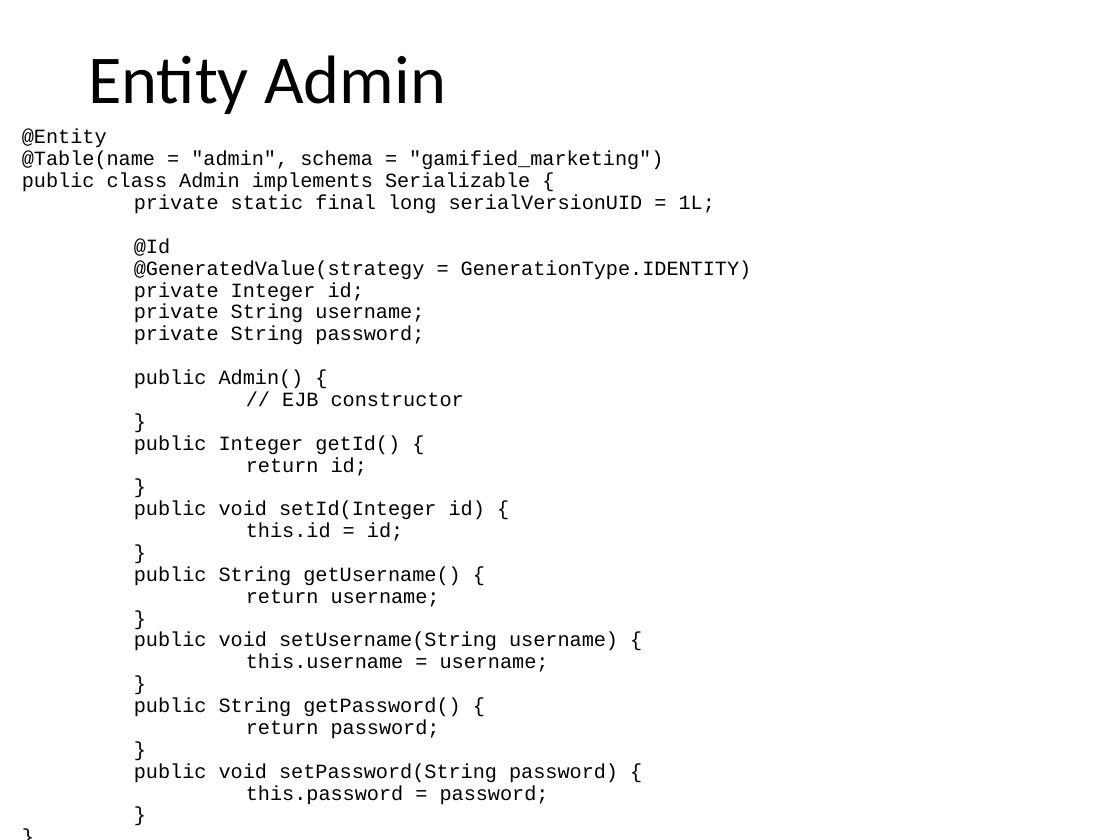
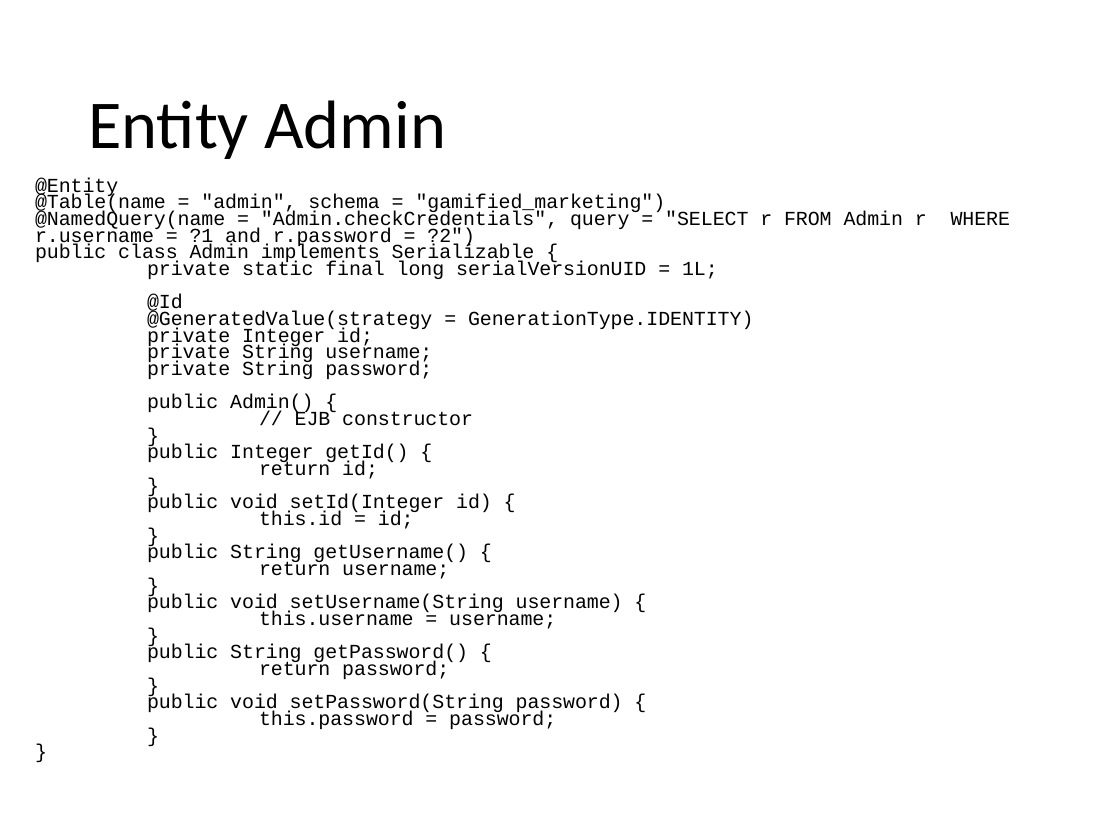
Before and after one commit to Danielededo/Gamified-marketing-application-DB2, a slide deck: slide 17 of Documentation/Presentation.pptx (slide 15 before the commit). Drawn at 1120x840 pixels with LibreOffice and Linux fonts; fonts in the diff are those of the drawing. Boxes give left, top, right and bottom in pixels: in the first picture for what was removed or moved away, otherwise in the second. Text is boxed around its words. In the diff, an @@ line names an element or a change of style, - is before the commit and + after.

```diff
--- a/Documentation/Presentation.pptx
+++ b/Documentation/Presentation.pptx
@@ title "Entity Admin": place and size @@
-title "Entity Admin" at [88, 55, 446, 114]
+title "Entity Admin" at [88, 100, 446, 159]
@@ text "@Entity": place and size @@
-text "@Entity" at [22, 129, 752, 805]
+text "@Entity" at [35, 178, 927, 729]
@@ text at [35, 178, 753, 729]: size 13 to 12.8 pt in "@Entity", "@Table(name = "admin", schema = "gamified_marketing")", "public class Admin implements Serializable {", "private static final long serialVersionUID = 1L;" and 27 more places; line spacing 0.9 to 0.7 @@
@@ text at [35, 211, 927, 249]: paragraph added @@
+@NamedQuery(name = "Admin.checkCredentials", query = "SELECT r FROM Admin r WHERE r.username = ?1 and r.password = ?2")
```
Also in this commit, not shown: 13 other slides changed, 12 slides added, 4 slides removed.
